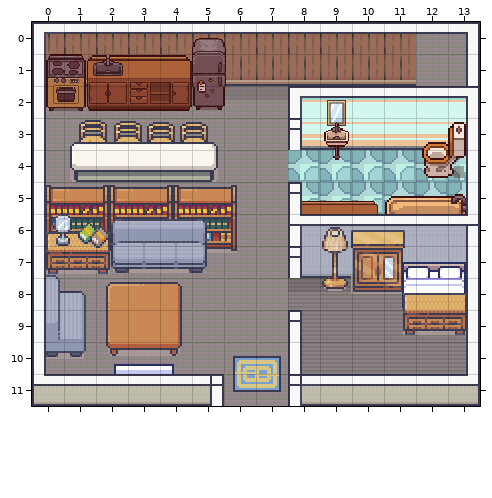
An edit to a level. Tiled map, resources/maps/House-3/House-3-floor-1.tmx. Above is the file before it was changed.
Cells are 32x32 px. Shown: x 0..13, y 0..11.
After the commit:
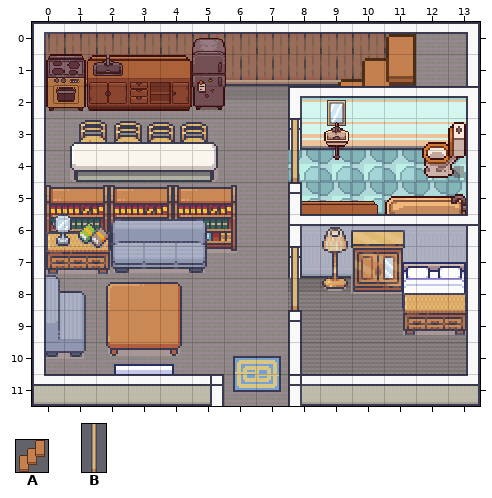
Key: from "32x32": A 11 flipped left-right; from "32x64": B 7.
Objects are placed by their top-left corner, in cells (3,4 is the top-left corner of cell 3,4); size is 1x1 cell unless given.
The edit:
Layer "Stairs/Stairs-Obj":
added: A at 9.3,0.4 size 3x3
Layer "Doors-2":
added: B at 7.7,3.1 size 1x1.9
added: B at 7.7,7.1 size 1x1.9
Where, in picture pixels (left, top, right, bottom), the same in both pictures:
added: (338, 34, 416, 86)
added: (291, 120, 299, 182)
added: (291, 248, 299, 310)
